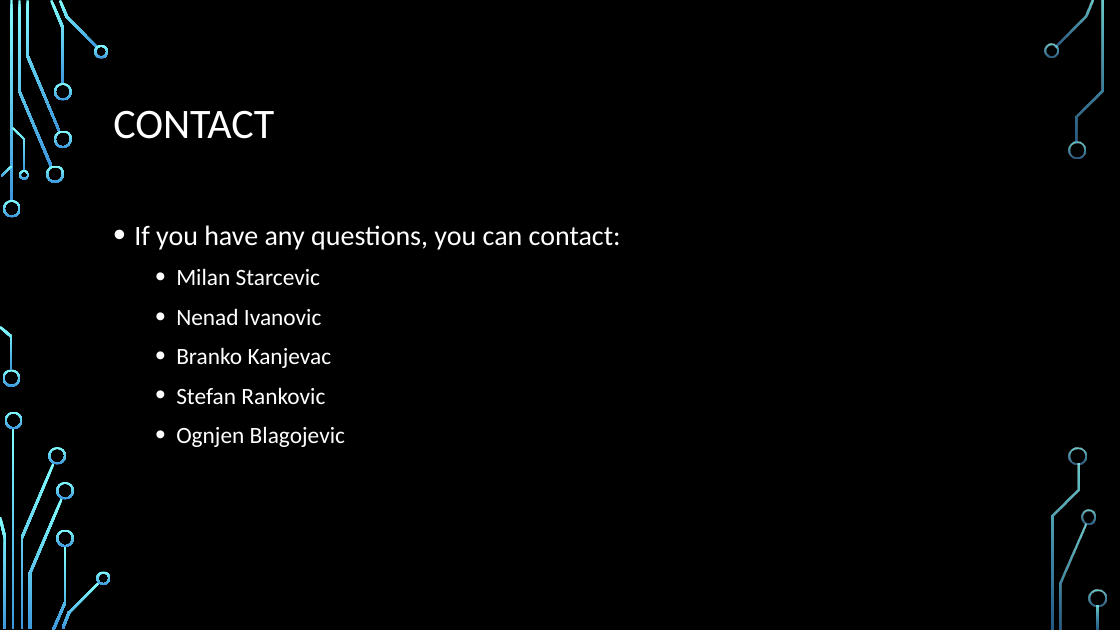
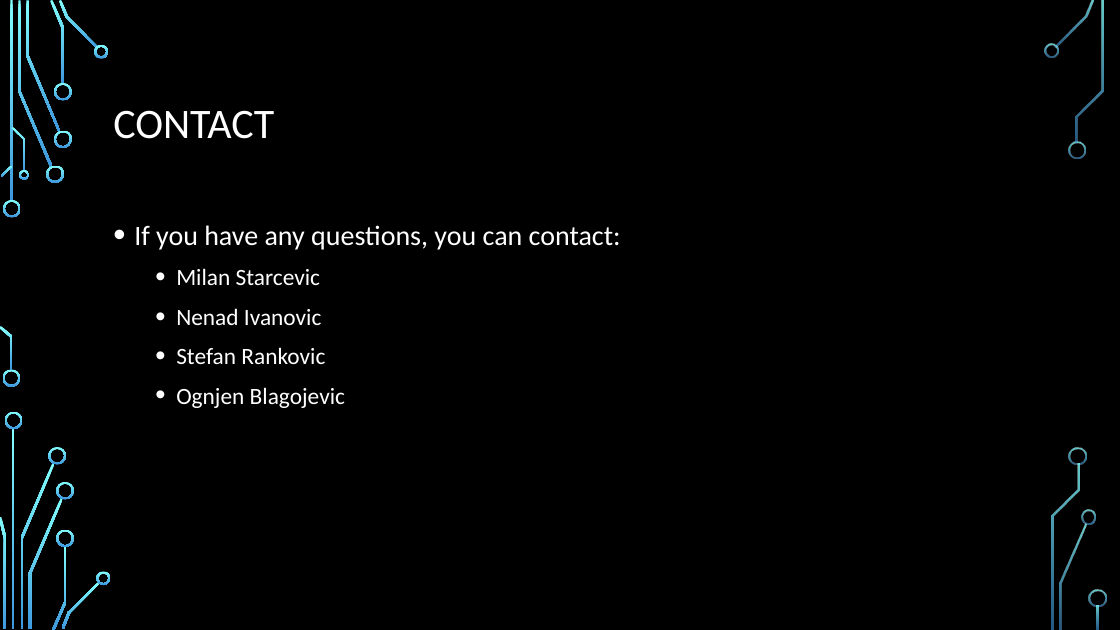
Before and after one commit to Zuehlke/security-onboarding, a slide deck: slide 7 of security/00-Introduction/Introduction.pptx. Drawn at 1120x630 pixels with LibreOffice and Linux fonts; fonts in the diff are those of the drawing; background and template pictures are left out. Boxes give left, top, right and bottom in pixels: in the first picture for what was removed or moved away, otherwise in the second. Text is boxed around its words. In the diff, an @@ line names an element or a change of style, - is before the commit and + after.

Commit message:
Removed one contact

```diff
--- a/security/00-Introduction/Introduction.pptx
+++ b/security/00-Introduction/Introduction.pptx
@@ text at (x1=176, y1=347, x2=332, y2=368): paragraph removed @@
-  • Branko Kanjevac
```
